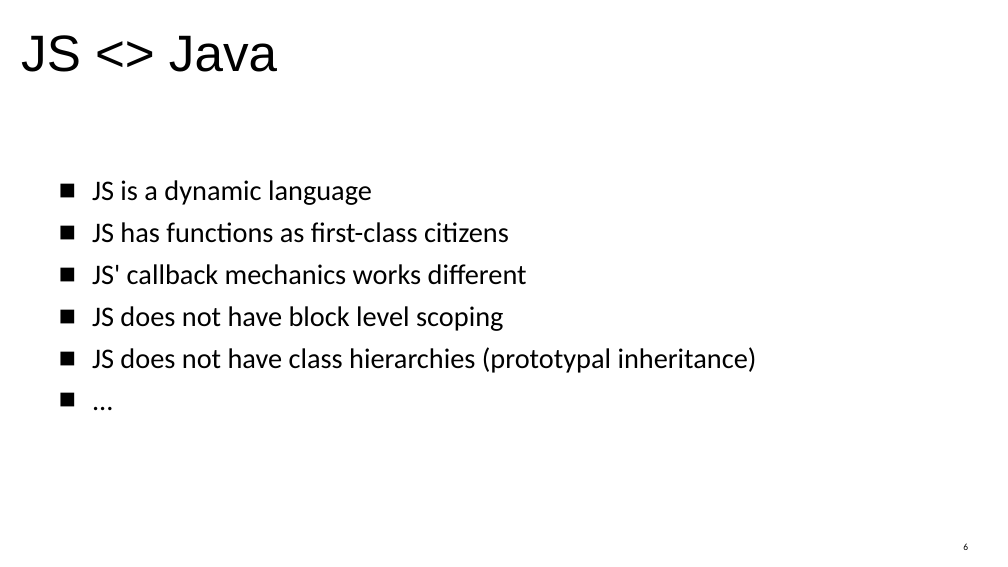
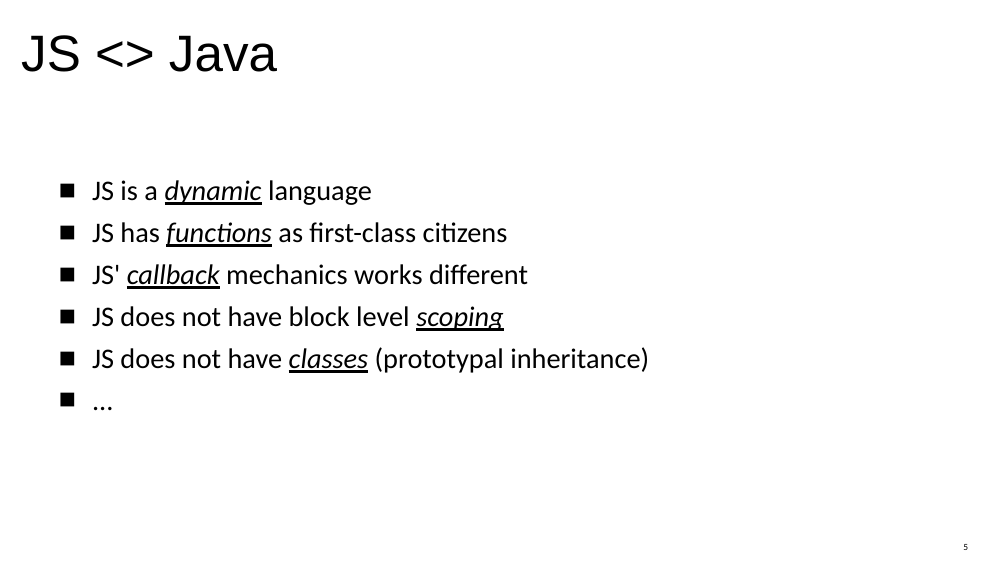
Before and after one commit to jefklak/jstesting-integration, a slide deck: slide 5 of presentation_final.odp (slide 6 before the commit). Drawn at 1008x567 pixels with LibreOffice and Linux fonts; fonts in the diff are those of the drawing; background and template pictures are left out. Boxes give left, top, right and bottom in pixels: in the first picture for what was removed or moved away, otherwise in the second. Text is boxed around its words. In the diff, an @@ line names an element or a change of style, - is before the commit and + after.

```diff
--- a/presentation_final.odp
+++ b/presentation_final.odp
@@ text at box(92, 180, 528, 331): italic on, underline on in "dynamic", "functions", "callback", "scoping" @@
@@ text at box(92, 347, 649, 373): text changed @@
-■ JS does not have class hierarchies (prototypal inheritance)
+■ JS does not have classes (prototypal inheritance)
```
Also in this commit, not shown: 9 other slides changed, 1 slide removed.
